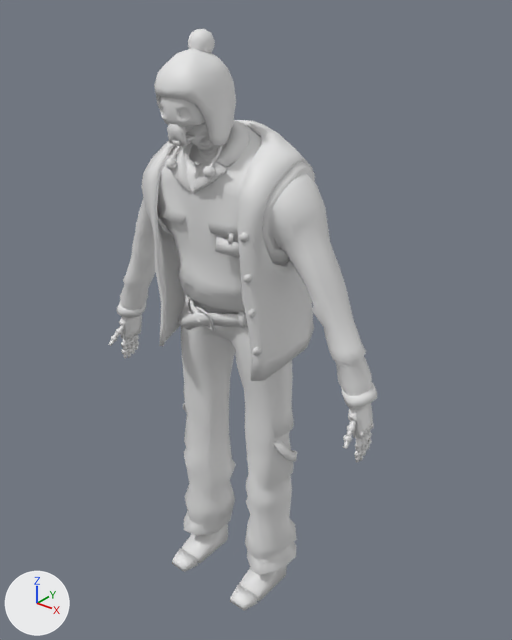
The FBX model BLENDER/FBX/arm_Rober_GameRig.fbx: old version first, new version second.
Rendered twice from a 50 mm camera at (12.95, -12.74, 15.2) aimed at (3.17, -0.5, 7.61). Every picture has the same lights, and +X, +Y and +Z are marked at lower left. The first picture is the older version. Where no turn or scale is listed for an object, it has been applied to the vertices.

Before the edit, the objects in view are built like this:
```python
me_sphere_008 = bpy.data.meshes.new('Sphere.008')
me_sphere_008.from_pydata(...)  # 4184 vertices, 3985 faces; spans x -4.01..4.03, y -1.59..1.87, z 0.0..14.27
ob_msh_rober_body = bpy.data.objects.new('msh_Rober_Body', me_sphere_008)
ob_msh_rober_body.location = (2.83, -1.22, 0.0)
```
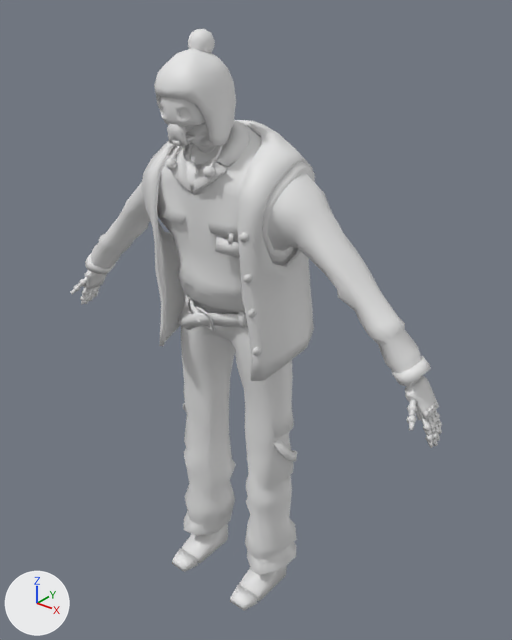
Where the newer file only moved an object's origin or applied its transform, the numbers keep the older frame.

Diff of the bpy script that builds the scene:
```diff
--- a/BLENDER/FBX/arm_Rober_GameRig.fbx.py
+++ b/BLENDER/FBX/arm_Rober_GameRig.fbx.py
@@ me_sphere_008 @@
 # used by ob_msh_rober_body; location = (2.83, -1.22, 0.0)
-me_sphere_008.from_pydata(...)  # 4184 vertices, 3985 faces; spans x -4.01..4.03, y -1.59..1.87, z 0.0..14.27
+me_sphere_008.from_pydata(...)  # 3956 vertices, 3703 faces; spans x -5.55..5.54, y -1.59..1.87, z 0.0..14.27
+# me_sphere_008 part 1: the loose piece of 8 vertices spanning x 3.77..3.85, y -0.05..0.04, z 5.43..5.6 is multiplied about its middle by the matrix ((-0.338, 0.851, -0.402), (-0.74, 0.023, 0.672), (0.581, 0.525, 0.622)), then moved by (1.41, -0.47, 1.7)
+# me_sphere_008 part 2: the loose piece of 8 vertices spanning x 3.69..3.8, y -0.38..-0.24, z 6.26..6.4 is multiplied about its middle by the matrix ((-0.058, -0.924, 0.378), (0.978, 0.023, 0.207), (-0.2, 0.382, 0.902)), then moved by (1.64, 0.31, 0.58)
+# me_sphere_008 part 3: the loose piece of 8 vertices spanning x 3.72..3.83, y -0.56..-0.39, z 6.07..6.22 is multiplied about its middle by the matrix ((-0.058, -0.924, 0.378), (0.978, 0.023, 0.207), (-0.2, 0.382, 0.902)), then moved by (1.68, 0.47, 0.53)
+# me_sphere_008 part 4: the loose piece of 35 vertices spanning x -0.85..0.85, y -0.84..0.88, z 11.19..12.25 is rebuilt with 20 vertices and now spans x -0.82..0.82, y -0.8..-0.04, z 11.54..12.28
+# me_sphere_008 part 5: 71 loose pieces with 1036 vertices, spanning x -3.91..3.91, y -0.56..1.59, z 5.39..8.8, are deleted
+# me_sphere_008 part 6: 290 vertices moved from x -3.89..3.86, y -0.6..0.95, z 7.06..12.67 to x -4.94..4.93, y -0.57..0.92, z 7.93..12.62; 328 vertices removed from x -4.01..4.03, y -1.47..1.7, z 6.85..13.91; 1151 vertices added at x -5.55..5.54, y -0.75..0.58, z 6.55..12.08
+# other edits to the shape of me_sphere_008 do not show in these pictures
```

Where the change shows, as pixel boxes (x1, y1, x2, y2) in the pictures (512 x 640 px; the box of a moved part takes in the faces that stretch with it):
'msh_Rober_Body', reshaped (38% wider)
    before: (108, 29, 377, 611)
    after: (70, 29, 442, 611)
part 1 of me_sphere_008, moved or reshaped
    before: (355, 456, 360, 462)
    after: (409, 422, 415, 430)
part 2 of me_sphere_008, moved or reshaped
    before: (346, 430, 353, 436)
    after: (425, 429, 432, 435)
part 3 of me_sphere_008, moved or reshaped
    before: (343, 441, 350, 449)
    after: (427, 439, 433, 448)
part 4 of me_sphere_008, rebuilt
    before: (189, 143, 227, 165)
    after: (190, 143, 227, 165)
part 5 of me_sphere_008, deleted
    before: (108, 315, 374, 461)
part 6 of me_sphere_008, reshaped
    before: (117, 101, 377, 408)
    after: (70, 101, 442, 446)
